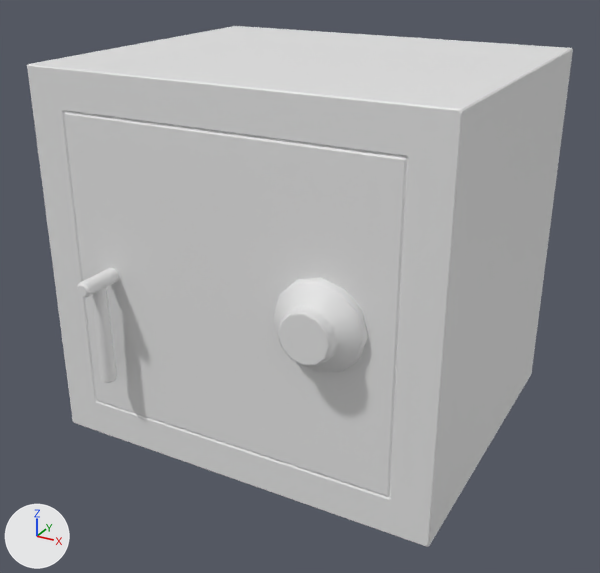
One commit to the FBX model _ART/Models/Office/SM_Safe.fbx: the scene before it, then after it.
Before and after are seen from a 50 mm lens placed at (0.688, -1.252, 0.936), pointed at (0.006, -0.011, 0.316). The lights are fixed; the arrows at lower left show +X, +Y and +Z. Where no turn or scale is listed for an object, it has been applied to the vertices. Vertices at the same position are counted once.
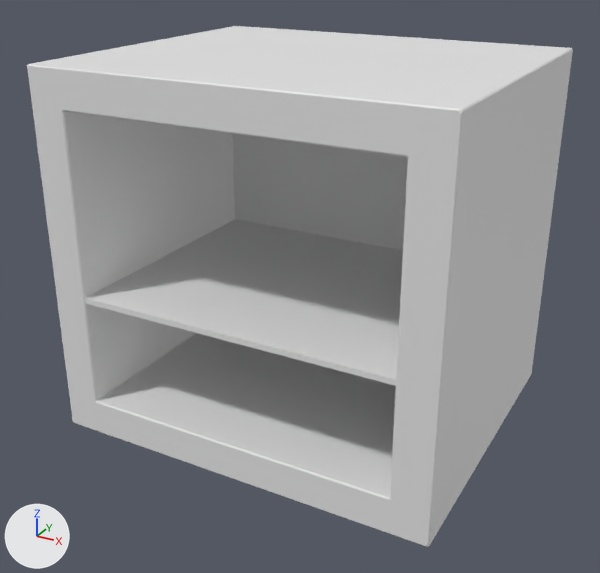
Pixel boxes (x1, y1, x2, y2) of what changed, in the pictures (600 x 573 px):
```json
{"object": "Cylinder", "change": "deleted", "before": [274, 278, 368, 373]}
{"object": "Cylinder.001", "change": "deleted", "before": [77, 268, 119, 383]}
{"part": 1, "of": "me_mesh", "change": "added", "after": [85, 219, 403, 386]}
{"part": 2, "of": "me_mesh", "change": "cut back", "before": [64, 111, 408, 497], "after": [64, 111, 408, 497]}
```

Edits to the scene script, one JSON object a line:
```json
{"block": "me_mesh", "where": "# used by ob_cube; location = (0.0, 0.0, 0.0)"}
{"op": "remove", "block": "me_mesh", "code": "me_mesh.from_pydata(...)  # 64 vertices, 61 faces; spans x -0.368..0.368, y -0.254..0.368, z 0.039..0.724"}
{"op": "add", "block": "me_mesh", "code": "me_mesh.from_pydata(...)  # 60 vertices, 56 faces; spans x -0.368..0.368, y -0.254..0.368, z 0.039..0.724"}
{"block": "me_mesh", "change": "me_mesh part 1: a new loose piece, a box spanning x -0.3..0.3, y -0.252..0.239, z 0.311..0.321"}
{"block": "me_mesh", "change": "me_mesh part 2"}
{"block": "me_mesh", "change": "20 vertices are removed from x -0.299..0.299, y -0.254..-0.252, z 0.109..0.654"}
{"block": "me_mesh", "change": "20 faces are deleted"}
{"block": "me_mesh", "change": "8 new vertices lie (0.0, 0.491, 0.0) away from vertices in x -0.299..0.299, y -0.252, z 0.109..0.654"}
{"block": "me_mesh", "change": "9 new faces join them"}
{"op": "remove", "block": "ob_cylinder_001", "code": ["ob_cylinder_001 = bpy.data.objects.new('Cylinder.001', me_mesh_002)", "ob_cylinder_001.location = (-0.226, -0.309, 0.381)"]}
{"op": "remove", "block": "ob_cylinder", "code": ["ob_cylinder = bpy.data.objects.new('Cylinder', me_mesh_001)", "ob_cylinder.location = (0.175, 0.192, 0.381)"]}
```
